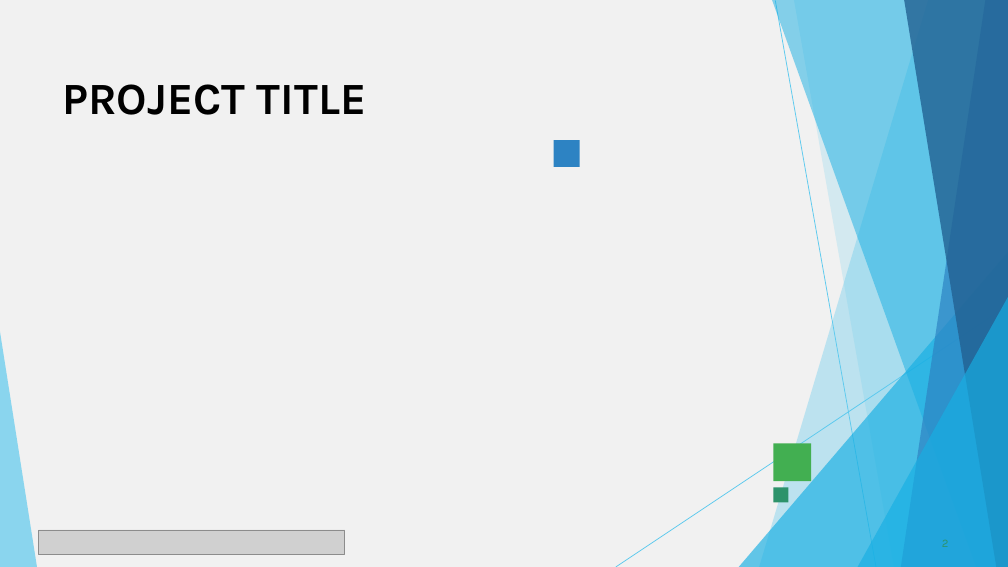
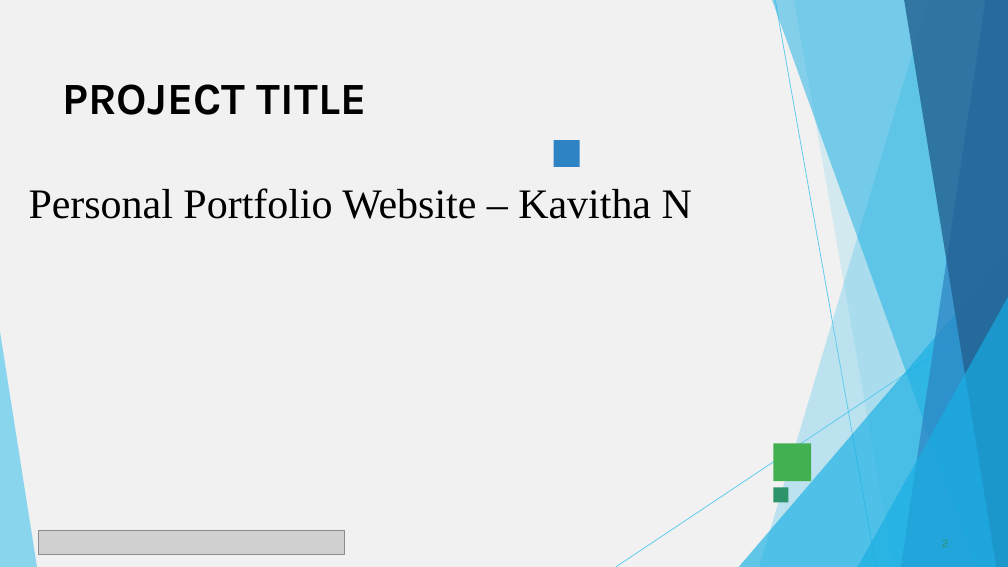
Before and after one commit to kavitha-source-ui/Portfolio, a slide deck: slide 2 of Kavitha N .ppt.pptx. Drawn at 1008x567 pixels with LibreOffice and Linux fonts; fonts in the diff are those of the drawing; grey boxes stand for pictures. Boxes give left, top, right and bottom in pixels: in the first picture for what was removed or moved away, otherwise in the second. Text is boxed around its words. In the diff, an @@ line names an element or a change of style, - is before the commit and + after.

```diff
--- a/Kavitha N .ppt.pptx
+++ b/Kavitha N .ppt.pptx
@@ freeform shape "Personal Portfolio Website – Kavitha ..." resized from (x1=0, y1=0, x2=1008, y2=567) to (x1=0, y1=0, x2=978, y2=567) @@
@@ text in freeform shape at (x1=29, y1=188, x2=692, y2=219): text added @@
+Personal Portfolio Website – Kavitha N
```
Also in this commit, not shown: 1 other slide changed.
